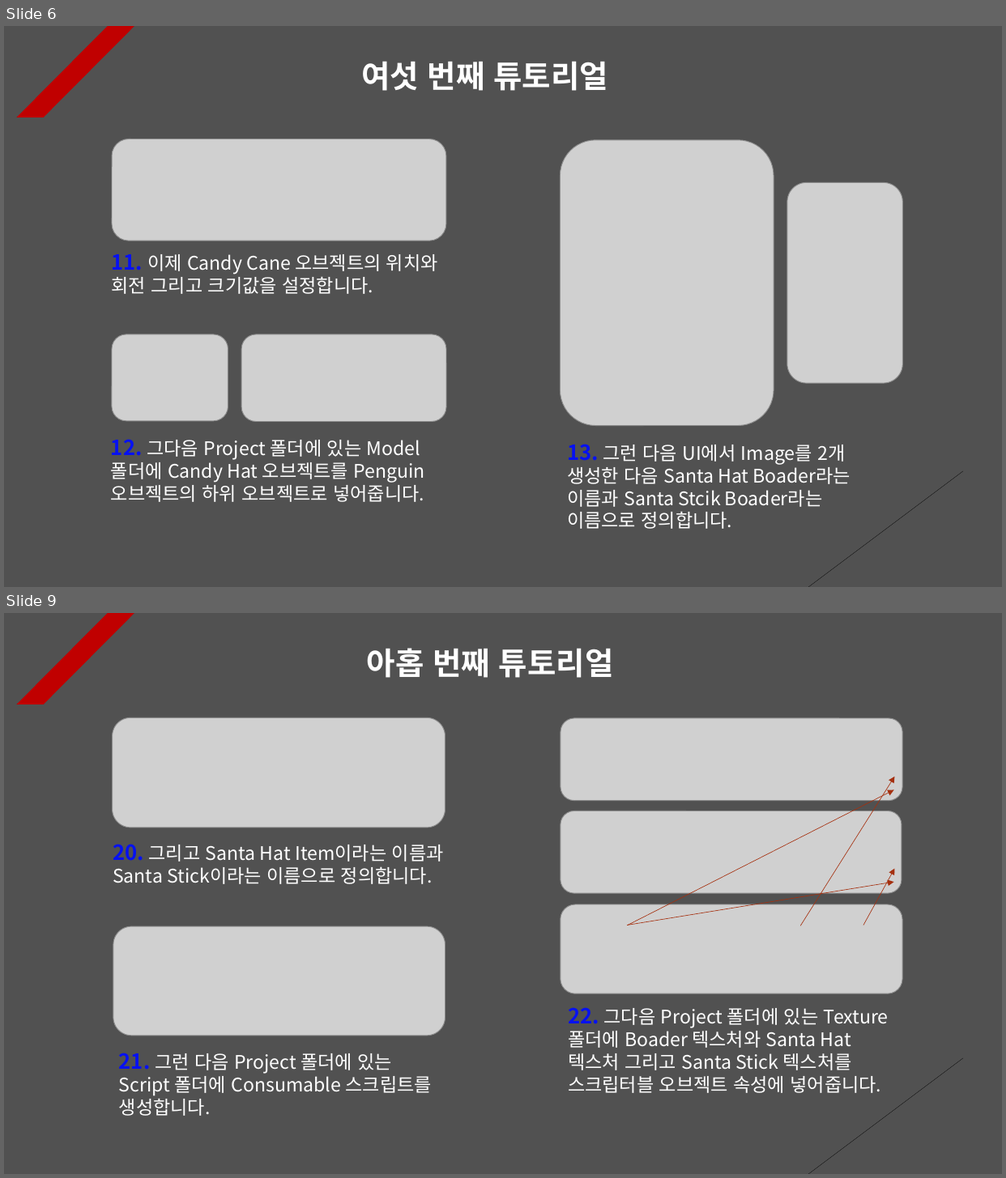
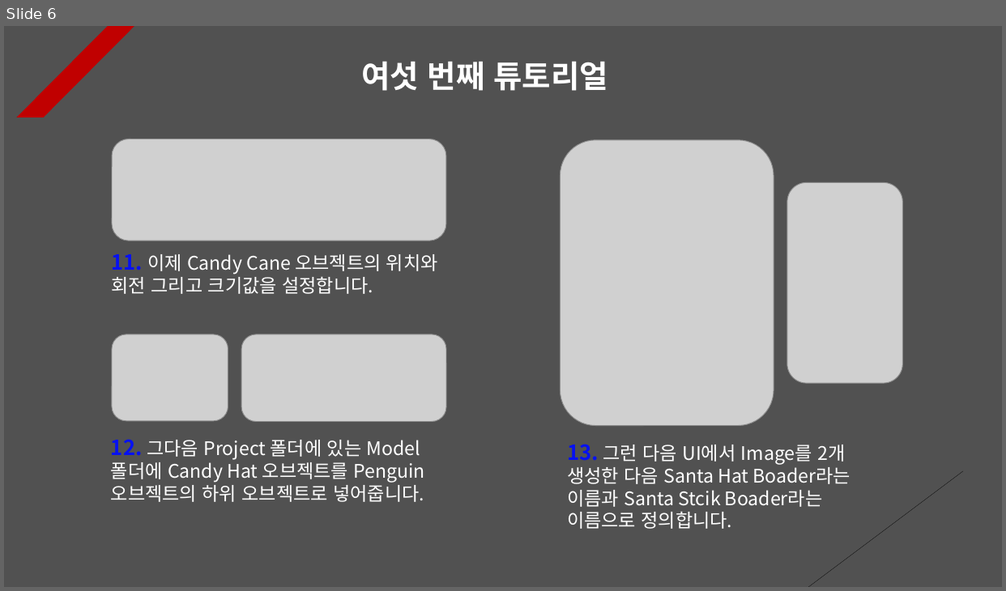
Before and after one commit to Unity2033/3D-UnityEngine, a slide deck: Assets/Class/Raycast/PPT Data/RayCast Example.pptx. Shown one above the other, each under a label of ours: slides 6 and 9 before the commit, slide 6 after it; the slides between them are not shown. The pictures are 1006x1178 and 1006x591 pixels, drawn with LibreOffice and Linux fonts; fonts in the diff are those of the drawing; grey boxes stand for pictures. Boxes give left, top, right and bottom in pixels: in the first picture for what was removed or moved away, otherwise in the second. Text is boxed around its words. In the diff, an @@ line names an element or a change of style, - is before the commit and + after.

```diff
--- a/Assets/Class/Raycast/PPT Data/RayCast Example.pptx
+++ b/Assets/Class/Raycast/PPT Data/RayCast Example.pptx
@@ slide 9 removed at (x1=4, y1=613, x2=1002, y2=1174), background #515151; not listed: 2 template elements that a slide beside it also shows @@
@@ text removed at (x1=367, y1=648, x2=614, y2=678) @@
-아홉 번째 튜토리얼
@@ picture removed at (x1=113, y1=717, x2=445, y2=828) @@
@@ picture removed at (x1=560, y1=718, x2=902, y2=801) @@
@@ arrow removed from (800, 926) to (895, 776) @@
@@ arrow removed from (628, 925) to (894, 790) @@
@@ picture removed at (x1=560, y1=811, x2=901, y2=894) @@
@@ text removed at (x1=113, y1=844, x2=444, y2=884) @@
-20. 그리고 Santa Hat Item이라는 이름과 Santa Stick이라는 이름으로 정의합니다.
@@ arrow removed from (863, 925) to (895, 868) @@
@@ arrow removed from (627, 925) to (894, 882) @@
@@ picture removed at (x1=113, y1=926, x2=445, y2=1036) @@
@@ picture removed at (x1=560, y1=905, x2=902, y2=994) @@
@@ text removed at (x1=568, y1=1007, x2=889, y2=1093) @@
-22. 그다음 Project 폴더에 있는 Texture 폴더에 Boader 텍스처와 Santa Hat 텍스처 그리고 Santa Stick 텍스처를 스크립터블 오브젝트 속성에 넣어줍니다.
@@ text removed at (x1=119, y1=1053, x2=432, y2=1116) @@
-21. 그런 다음 Project 폴더에 있는 Script 폴더에 Consumable 스크립트를 생성합니다.
```
Also in this commit, not shown: 8 other slides removed, 40 other files.
